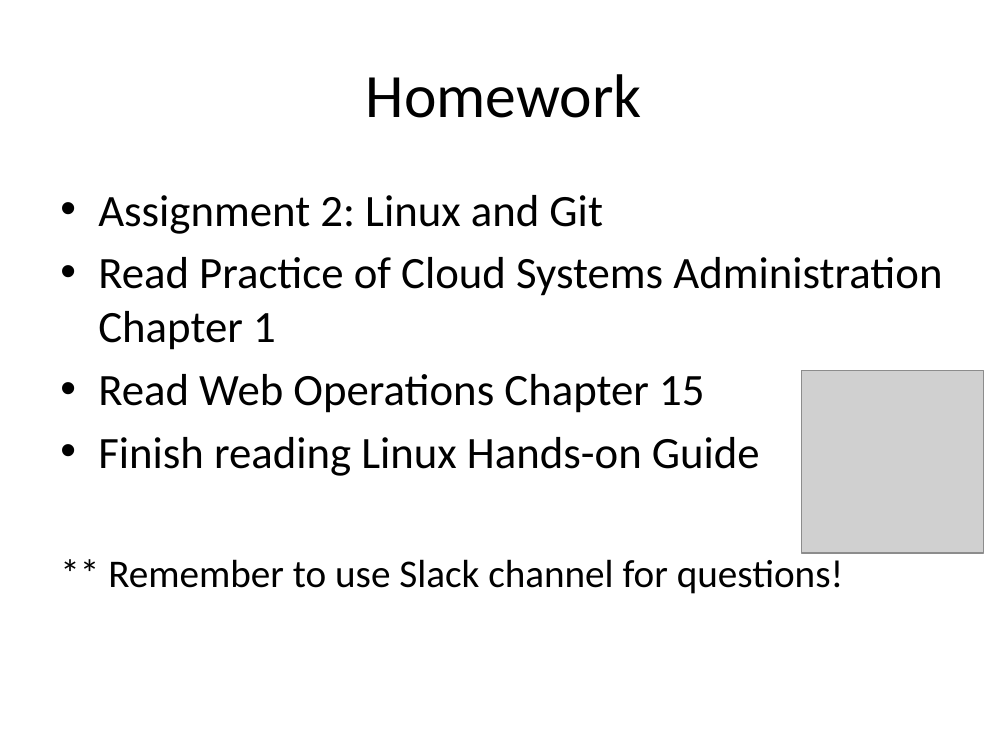
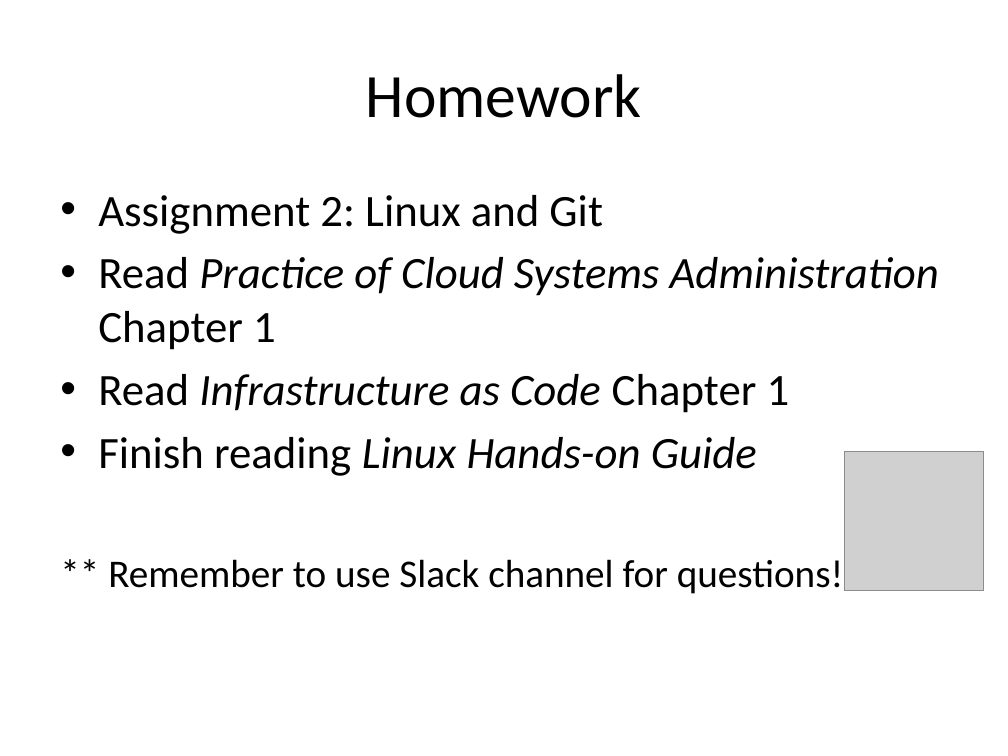
Before and after one commit to jasondbaker/infrastructure-class, a slide deck: slide 15 of infrastructure-week-2.pptx. Drawn at 1008x756 pixels with LibreOffice and Linux fonts; fonts in the diff are those of the drawing; grey boxes stand for pictures. Boxes give left, top, right and bottom in pixels: in the first picture for what was removed or moved away, otherwise in the second. Text is boxed around its words. In the diff, an @@ line names an element or a change of style, - is before the commit and + after.

```diff
--- a/infrastructure-week-2.pptx
+++ b/infrastructure-week-2.pptx
@@ text at bbox=[98, 257, 939, 476]: italic on in "Practice of Cloud Systems Administration", "Linux Hands-on Guide" @@
@@ text at bbox=[98, 374, 790, 413]: text changed; italic on @@
-• Read Web Operations Chapter 15
+• Read Infrastructure as Code Chapter 1
@@ picture: place and size @@
-picture at bbox=[801, 370, 984, 552]
+picture at bbox=[845, 452, 984, 591]
```
Also in this commit, not shown: 4 other slides changed, 9 other files.
